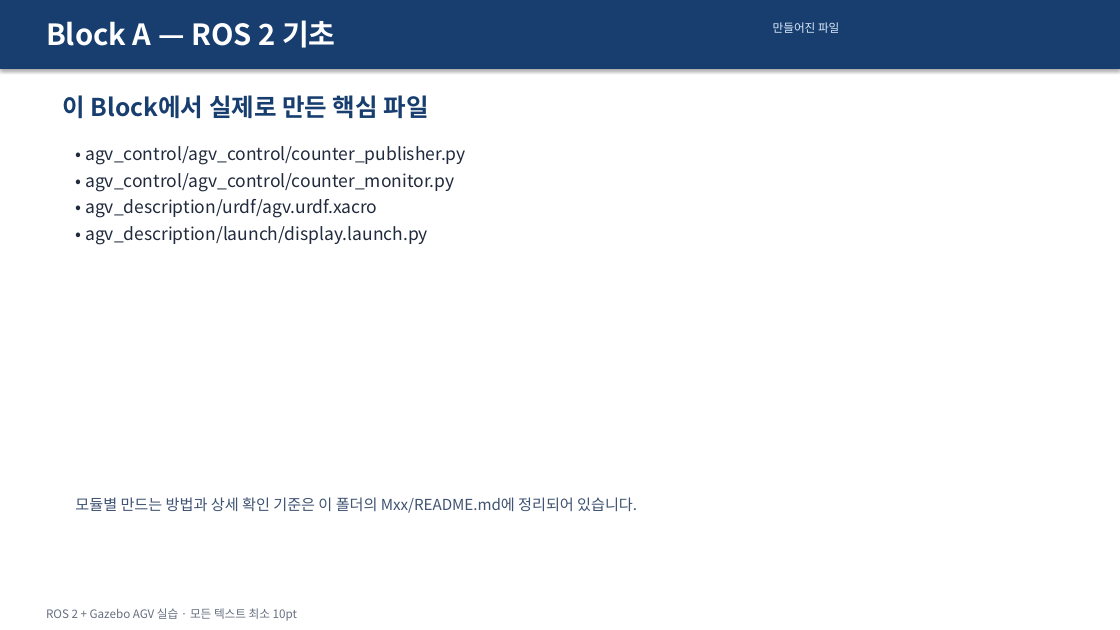
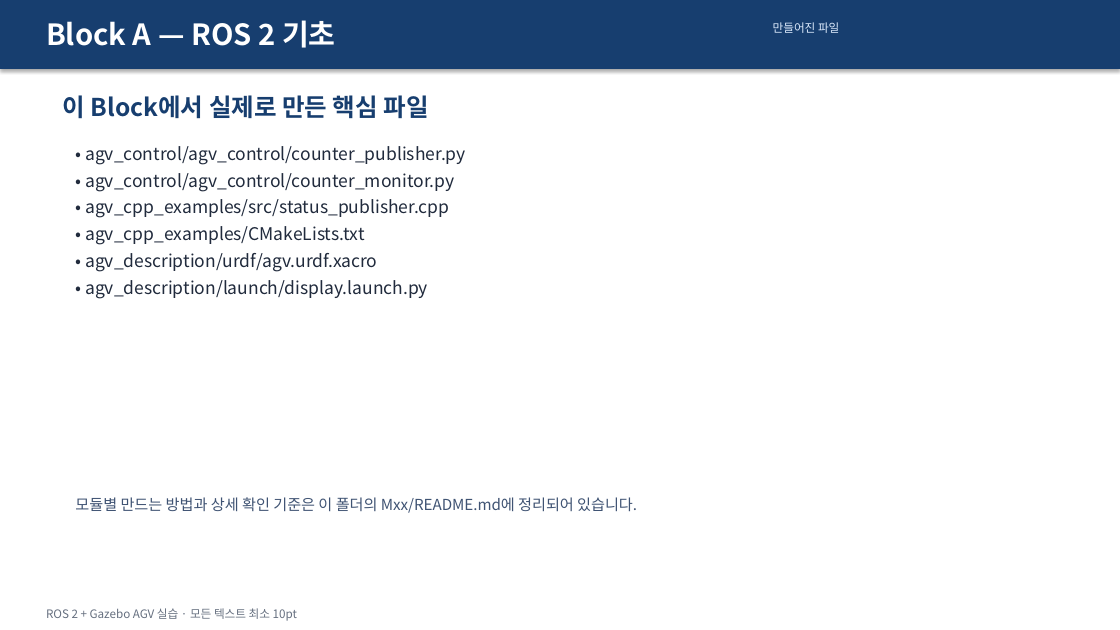
Before and after one commit to choimagon/ros2_curri, a slide deck: slide 2 of blocks/A_ros2_basics/Block_A_실습결과_명령어.pptx. Drawn at 1120x630 pixels with LibreOffice and Linux fonts; fonts in the diff are those of the drawing. Boxes give left, top, right and bottom in pixels: in the first picture for what was removed or moved away, otherwise in the second. Text is boxed around its words. In the diff, an @@ line names an element or a change of style, - is before the commit and + after.

```diff
--- a/blocks/A_ros2_basics/Block_A_실습결과_명령어.pptx
+++ b/blocks/A_ros2_basics/Block_A_실습결과_명령어.pptx
@@ text at (x1=85, y1=199, x2=449, y2=245): paragraphs added @@
+• agv_cpp_examples/src/status_publisher.cpp
+• agv_cpp_examples/CMakeLists.txt
```
Also in this commit, not shown: 3 other slides changed, 2 slides added, 23 other files.
